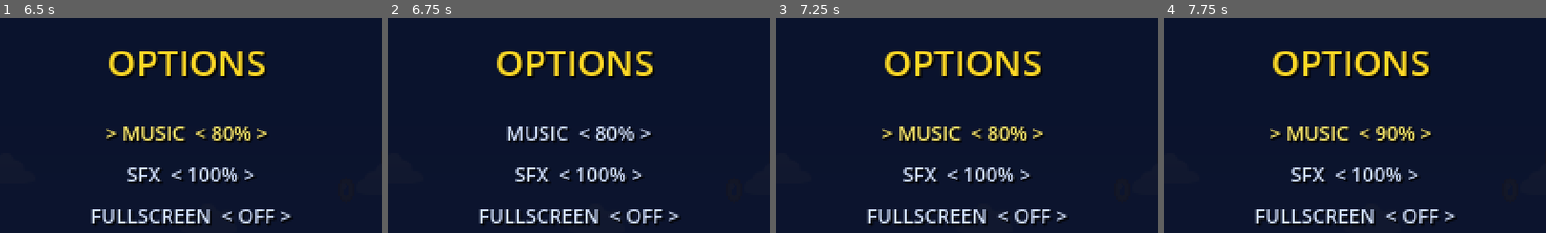
Above: before the commit, frames 1-4 (left to right).
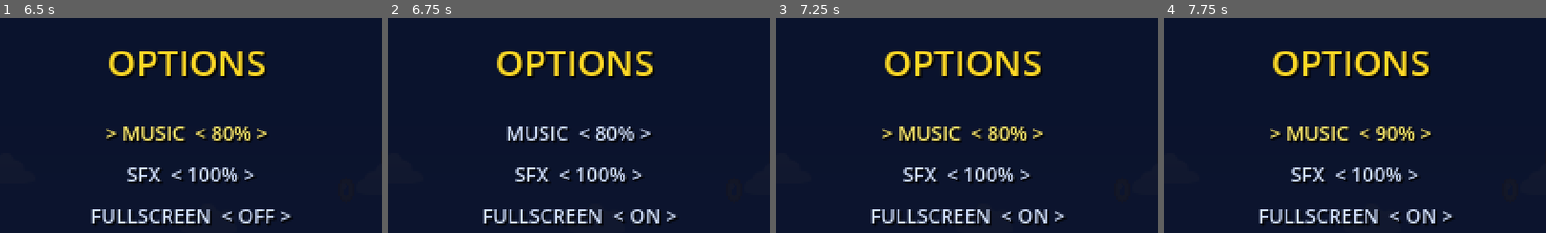
Above: after the commit, the same moments.

Repository: andreaslind31/sonic-clone
Game: Godot game, scene res://scenes/menu.tscn
Two runs of this game, one before a commit and one after it. Both use one fixed random seed, a clock stepped at 60 frames per second and the inputs below.
Inputs:
- Up to frame 1 (6.5 s): tap Enter (start) at 0.5, 0.6, 3.05, 5.75, 6.05 s; hold Right (move_right) 0.53-1.28 s; tap Space (jump) at 0.77, 1.07, 1.52, 1.82, 2.85, 3.02, 3.32, 3.77, 4.07, 4.52, 4.82, 6.02, 6.32 s; tap X at 0.8, 1.35, 3.8 s; hold S 1.28-2.03 s; tap K at 1.55, 2.1, 4.55 s; hold Right (move_right) 2.03-2.78 s; hold Space (jump) 2.03-2.78 s; hold W 2.78-3.53 s; hold Down (crouch) 3.53-4.28 s; hold Left (move_left) 3.53-5.03 s; tap O (options) at 4.15 s; tap Up (look_up) at 4.35 s; tap Escape (pause) at 4.9 s; hold S 5.03-5.78 s; hold Space (jump) 5.03-5.78 s; tap 1 (select_1) at 5.1 s; tap R (restart) at 5.65 s; hold Right (move_right) from 5.78 s (still down); tap 2 (select_2) at 5.85 s; tap F11 (fullscreen, bound only after the commit) at 6.4 s
- Up to frame 2 (6.75 s): tap R (restart) at 6.5 s; release Right (move_right) at 6.53 s; hold W from 6.53 s (still down); tap 3 (select_3) at 6.6 s
- Up to frame 3 (7.25 s): keep holding W; tap Space (jump) at 6.77, 7.07 s; tap X at 6.8 s
- Up to frame 4 (7.75 s): release W at 7.28 s; hold Right (move_right) from 7.28 s (still down); tap 4 (select_4) at 7.35 s; tap Space (jump) at 7.52 s; tap K at 7.55 s
The pictures show only the part of the screen within x 26-76%, y 11-61%; the shares and areas given below are measured in that part.

Frame 1 is identical in both runs. In frame 2, 2.6% of the frame differs, in the area x 23-77%, y 88-97%; in frame 3, 2.6%; in frame 4, 2.6%.

Commit message:
Fit the window to big screens and fix restart, remap and damage bugs
- Window opens at the largest integer multiple of 424x240 that fits the
  screen; F11 toggles fullscreen, even while paused
- Never change scene with the tree paused, and block pausing during the
  restart/quit fades (title screen could softlock)
- No manual restart while dying (dodged the lost life / game over), no
  damage or restart after the goal, timer stops during the restart fade
- 100-ring extra life can be earned again after each lost life
- Key remapping: one key per action, Esc always stays on pause, F1/F11/O
  reserved, pause can't take a confirm key
- Hits and springs cancel the special move; menu sounds play while paused

Co-Authored-By: Claude Opus 5.5 <noreply@anthropic.com>

Diff:
--- a/scripts/global/game.gd
+++ b/scripts/global/game.gd
@@ -33,6 +33,7 @@
 	"jump": [KEY_SPACE, KEY_Z, KEY_J],
 	"restart": [KEY_R],
 	"debug": [KEY_F1],
+	"fullscreen": [KEY_F11],
 	"select_1": [KEY_1],
 	"select_2": [KEY_2],
 	"select_3": [KEY_3],
@@ -46,6 +47,9 @@
 const REMAPPABLE_ACTIONS := [
 	"move_left", "move_right", "look_up", "crouch", "jump", "restart", "pause",
 ]
+
+## Keys that menus and hotkeys rely on; Esc always pauses and backs out.
+const RESERVED_KEYS := [KEY_ESCAPE, KEY_F1, KEY_F11, KEY_O]
 
 const ACTION_LABELS := {
 	"move_left": "MOVE LEFT",
@@ -86,6 +90,9 @@
 	_load_settings()
 	_load_progress()
 	_apply_fullscreen()
+	var hotkeys := _Hotkeys.new()
+	hotkeys.process_mode = Node.PROCESS_MODE_ALWAYS
+	add_child(hotkeys)
 	reset_run()
 
 
@@ -179,20 +186,66 @@
 func _apply_fullscreen() -> void:
 	if DisplayServer.get_name() == "headless":
 		return
-	DisplayServer.window_set_mode(
-		DisplayServer.WINDOW_MODE_FULLSCREEN if fullscreen else DisplayServer.WINDOW_MODE_WINDOWED
+	if fullscreen:
+		DisplayServer.window_set_mode(DisplayServer.WINDOW_MODE_FULLSCREEN)
+		return
+	DisplayServer.window_set_mode(DisplayServer.WINDOW_MODE_WINDOWED)
+	_fit_window_to_screen()
+
+
+## Size the window to the largest whole multiple of the viewport that fits the
+## screen, so big monitors get a big, still pixel-exact window.
+func _fit_window_to_screen() -> void:
+	var screen := DisplayServer.window_get_current_screen()
+	var usable := DisplayServer.screen_get_usable_rect(screen)
+	var base := Vector2i(
+		ProjectSettings.get_setting("display/window/size/viewport_width"),
+		ProjectSettings.get_setting("display/window/size/viewport_height"),
 	)
-
-
-func set_key_binding(action: String, keycode: Key, save := true) -> void:
+	var size := base * window_scale_for(usable.size, base)
+	DisplayServer.window_set_size(size)
+	DisplayServer.window_set_position(usable.position + (usable.size - size) / 2)
+
+
+## Largest integer scale of `base` that fits within 90% of `available`.
+static func window_scale_for(available: Vector2i, base: Vector2i) -> int:
+	var fit := mini(
+		floori(available.x * 0.9 / base.x), floori(available.y * 0.9 / base.y)
+	)
+	return maxi(1, fit)
+
+
+## Game itself pauses with the tree (the act timer must stop), so the
+## fullscreen hotkey lives on a child that keeps listening while paused.
+class _Hotkeys extends Node:
+	func _unhandled_input(event: InputEvent) -> void:
+		if event.is_action_pressed("fullscreen"):
+			Game.set_fullscreen(not Game.fullscreen)
+			get_viewport().set_input_as_handled()
+
+
+## Returns false when the key is reserved and the binding was refused.
+func set_key_binding(action: String, keycode: Key, save := true) -> bool:
 	if action not in REMAPPABLE_ACTIONS or keycode == KEY_NONE:
-		return
+		return false
+	if keycode in RESERVED_KEYS:
+		return false
+	# Pause doubles as "back" in menus, so it must not share a confirm key.
+	if action == "pause" and keycode in BINDINGS.start:
+		return false
+	# One key, one action: take it away from whichever action had it.
+	for other in REMAPPABLE_ACTIONS:
+		if other != action:
+			_erase_key(other, keycode)
 	_clear_keyboard_events(action)
 	_add_key(action, keycode)
+	if action == "pause":
+		_add_key(action, KEY_ESCAPE)
 	_custom_keys[action] = keycode
 	if save:
 		_save_settings()
 	settings_changed.emit()
+	return true
 
 
 func reset_key_bindings(save := true) -> void:
@@ -204,6 +257,14 @@
 	if save:
 		_save_settings()
 	settings_changed.emit()
+
+
+func _erase_key(action: String, keycode: Key) -> void:
+	for event in InputMap.action_get_events(action):
+		if event is InputEventKey and event.physical_keycode == keycode:
+			InputMap.action_erase_event(action, event)
+	if _custom_keys.get(action) == keycode:
+		_custom_keys.erase(action)
 
 
 func _clear_keyboard_events(action: String) -> void:
@@ -305,6 +366,7 @@
 ## Per-life reset; keeps score, lives and any checkpoint.
 func reset_life() -> void:
 	rings = 0
+	_ring_life_marks = 0
 	rings_changed.emit(rings)
 
 
--- a/scripts/global/sfx.gd
+++ b/scripts/global/sfx.gd
@@ -22,6 +22,8 @@
 	for i in VOICES:
 		var player := AudioStreamPlayer.new()
 		player.bus = "Master"
+		# menu chimes must still sound over a paused game
+		player.process_mode = Node.PROCESS_MODE_ALWAYS
 		add_child(player)
 		_voices.append(player)
 	_music_player = AudioStreamPlayer.new()
--- a/scripts/level/zone.gd
+++ b/scripts/level/zone.gd
@@ -300,7 +300,7 @@
 		if Input.is_action_just_pressed("start") or Input.is_action_just_pressed("jump"):
 			_return_to_title()
 		return
-	if Input.is_action_just_pressed("restart"):
+	if Input.is_action_just_pressed("restart") and not _finished:
 		_restart(true)
 	if Input.is_action_just_pressed("debug"):
 		Game.debug_draw = not Game.debug_draw
@@ -310,6 +310,9 @@
 
 
 func _on_player_died() -> void:
+	# A cleared act or a quit already in progress owns what happens next.
+	if _finished or _restarting:
+		return
 	Game.act_running = false
 	Game.lose_life()
 	if Game.lives <= 0:
@@ -327,20 +330,29 @@
 	Game.reset_run()
 	if not auto_restart:
 		return
+	pause_menu.can_pause = false
 	hud.fade_out(0.5)
 	await get_tree().create_timer(0.55).timeout
+	# The timer runs through a pause, so never hand a paused tree to the next scene.
+	get_tree().paused = false
 	get_tree().change_scene_to_file(Game.MENU_SCENE)
 
 
 func _restart(from_start: bool) -> void:
 	if _restarting or not auto_restart:
 		return
+	# A manual restart while dying would dodge the lost life.
+	if from_start and player.state == Player.State.DEAD:
+		return
 	_restarting = true
+	pause_menu.can_pause = false
+	Game.act_running = false
 	if from_start:
 		Game.checkpoint_set = false
 		Game.time_left = 0.0
 	hud.fade_out(0.4)
 	await get_tree().create_timer(0.45).timeout
+	get_tree().paused = false
 	get_tree().reload_current_scene()
 
 
--- a/scripts/player/player.gd
+++ b/scripts/player/player.gd
@@ -672,6 +672,7 @@
 	control_lock = 0
 	_set_size(false, false)
 	rolling = false
+	_end_air_move()
 
 
 ## Bounce off a destroyed badnik or a monitor.
@@ -714,10 +715,11 @@
 
 
 func take_damage(from_x: float) -> void:
-	if is_invulnerable() or state == State.DEAD:
+	if is_invulnerable() or state == State.DEAD or state == State.GOAL:
 		return
 	if Game.rings > 0:
 		_scatter_rings()
+		_end_air_move()
 		state = State.HURT
 		invuln = INVULN_FRAMES
 		grounded = false
@@ -730,6 +732,13 @@
 		Sfx.play("hurt")
 	else:
 		kill()
+
+
+## A hit or a spring cancels any special move, so it stops counting as an attack.
+func _end_air_move() -> void:
+	air_move = AirMove.NONE
+	air_move_timer = 0
+	refresh_hitbox()
 
 
 func kill() -> void:
--- a/scripts/ui/options_menu.gd
+++ b/scripts/ui/options_menu.gd
@@ -145,8 +145,10 @@
 		return
 	if event is InputEventKey and event.pressed and not event.echo:
 		if event.physical_keycode != KEY_ESCAPE:
-			Game.set_key_binding(_capturing, event.physical_keycode)
-			Sfx.play("checkpoint", 1.1)
+			if Game.set_key_binding(_capturing, event.physical_keycode):
+				Sfx.play("checkpoint", 1.1)
+			else:
+				Sfx.play("hurt", 1.2)
 		_capturing = ""
 		_block_frames = 2
 		_refresh()
--- a/tests/test_runner.gd
+++ b/tests/test_runner.gd
@@ -63,6 +63,12 @@
 			"fn": _test_act_placement, "zone": false},
 		{"name": "settings persist and keyboard controls can be remapped",
 			"fn": _test_settings_persistence, "zone": false},
+		{"name": "the window scales by whole multiples to fit big screens",
+			"fn": _test_window_scale, "zone": false},
+		{"name": "remapping keeps keys unique and Esc on pause",
+			"fn": _test_remap_rules, "zone": false},
+		{"name": "the 100-ring extra life is earned again after a lost life",
+			"fn": _test_ring_life_resets, "zone": false},
 		{"name": "completion records preserve the fastest time",
 			"fn": _test_completion_records, "zone": false},
 		{"name": "the options overlay edits settings and captures a key",
@@ -728,6 +734,47 @@
 	_remove_test_files()
 
 
+func _test_window_scale(_zone: Zone) -> void:
+	var base := Vector2i(424, 240)
+	_check(Game.window_scale_for(Vector2i(1366, 728), base) == 2, "768p laptop should get 2x")
+	_check(Game.window_scale_for(Vector2i(1920, 1040), base) == 3, "1080p should get 3x")
+	_check(Game.window_scale_for(Vector2i(2560, 1400), base) == 5, "1440p should get 5x")
+	_check(Game.window_scale_for(Vector2i(3840, 2120), base) == 7, "4K should get 7x")
+	_check(Game.window_scale_for(Vector2i(400, 200), base) == 1, "tiny screens still get 1x")
+	_check(InputMap.has_action("fullscreen"), "F11 fullscreen action is registered")
+
+
+func _test_remap_rules(_zone: Zone) -> void:
+	Game.reset_key_bindings(false)
+	_check(Game.set_key_binding("jump", KEY_R, false), "jump should accept R")
+	_check(not _action_has_key("restart", KEY_R), "R should leave restart once jump takes it")
+	_check(not Game.set_key_binding("jump", KEY_ESCAPE, false), "Esc is reserved")
+	_check(not Game.set_key_binding("pause", KEY_SPACE, false),
+		"pause must not share a menu confirm key")
+	_check(Game.set_key_binding("pause", KEY_X, false), "pause should accept X")
+	_check(_action_has_key("pause", KEY_ESCAPE), "Esc should always stay on pause")
+	_check(_action_has_key("pause", KEY_X), "pause should gain X")
+	Game.reset_key_bindings(false)
+
+
+func _action_has_key(action: String, keycode: Key) -> bool:
+	for event in InputMap.action_get_events(action):
+		if event is InputEventKey and event.physical_keycode == keycode:
+			return true
+	return false
+
+
+func _test_ring_life_resets(_zone: Zone) -> void:
+	Game.reset_run()
+	var start := Game.lives
+	Game.add_rings(100)
+	_check(Game.lives == start + 1, "100 rings should award a life")
+	Game.reset_life()
+	Game.add_rings(100)
+	_check(Game.lives == start + 2, "the next life should be able to earn it again")
+	Game.reset_run()
+
+
 func _test_completion_records(_zone: Zone) -> void:
 	_remove_test_files()
 	Game.set("_best_times", {})
Not shown, changed: README.md
